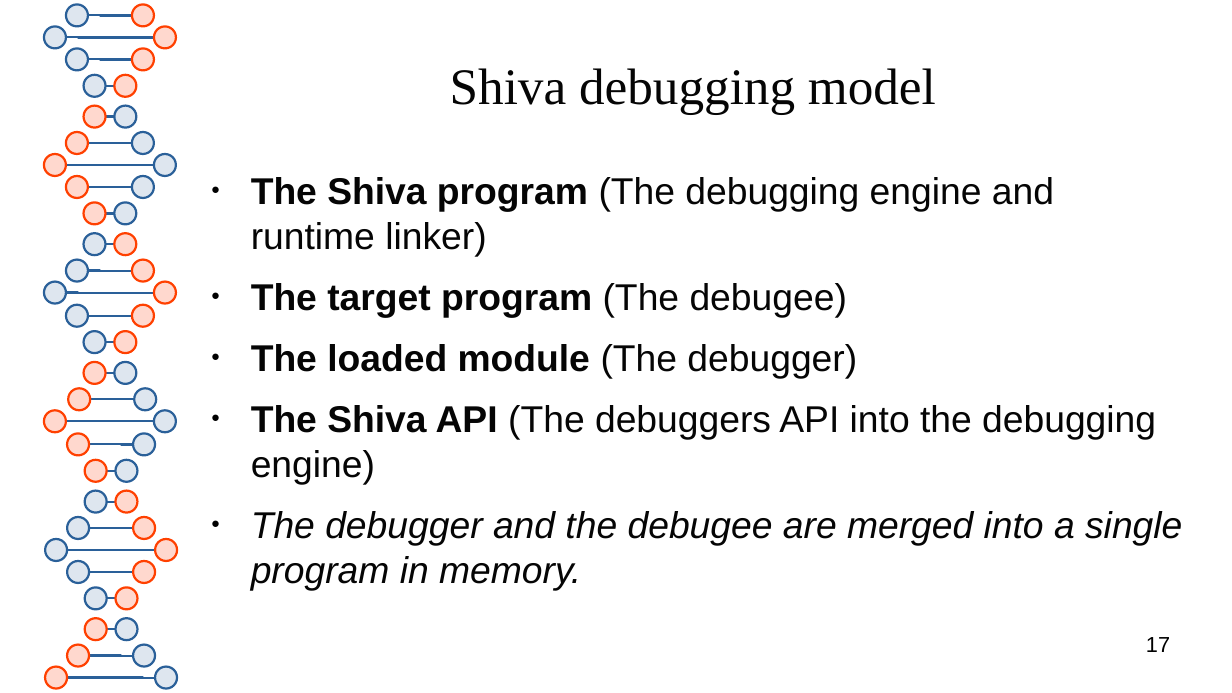
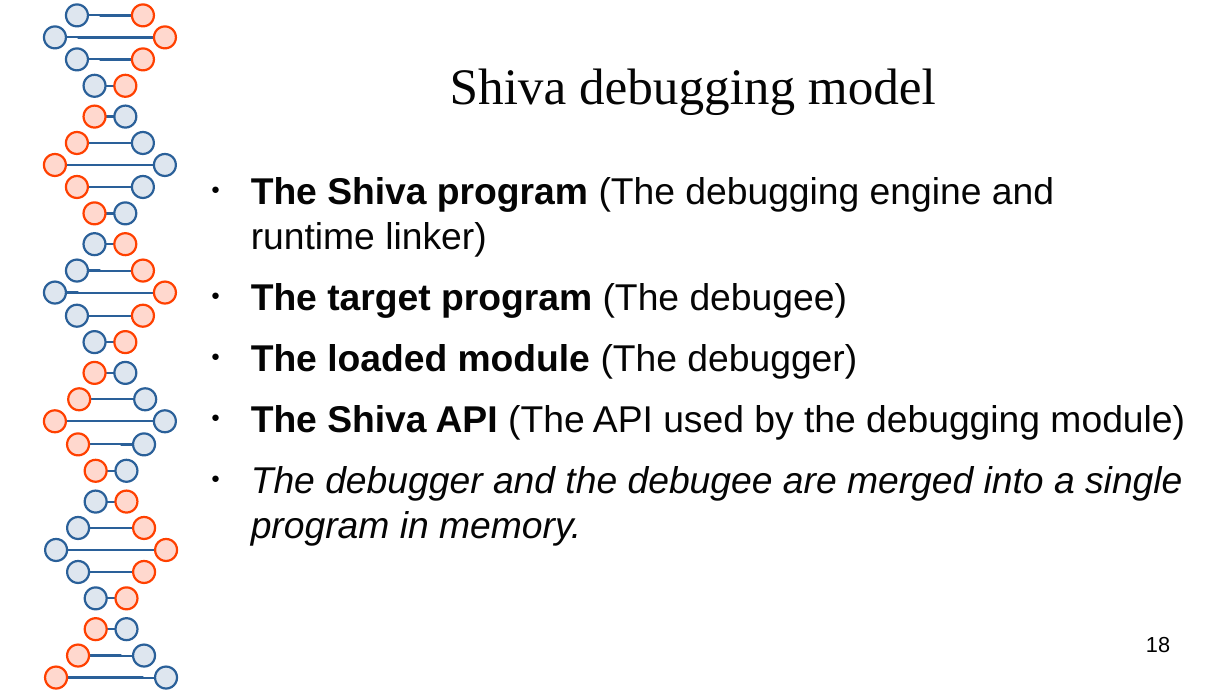
Before and after one commit to elfmaster/shiva, a slide deck: slide 18 of presentation/shiva_runtime.odp (slide 17 before the commit). Drawn at 1232x693 pixels with LibreOffice and Linux fonts; fonts in the diff are those of the drawing. Boxes give left, top, right and bottom in pixels: in the first picture for what was removed or moved away, otherwise in the second. Text is boxed around its words. In the diff, an @@ line names an element or a change of style, - is before the commit and + after.

Commit message:
updated shiva_runtime.odp presentation. 30 slides

```diff
--- a/presentation/shiva_runtime.odp
+++ b/presentation/shiva_runtime.odp
@@ text at box(251, 405, 1185, 440): text changed @@
-● The Shiva API (The debuggers API into the debugging engine)
+● The Shiva API (The API used by the debugging module)
@@ page number at box(1146, 637, 1170, 653): text changed @@
-17
+18
```
Also in this commit, not shown: 5 other slides changed, 8 slides added, 1 other file.
